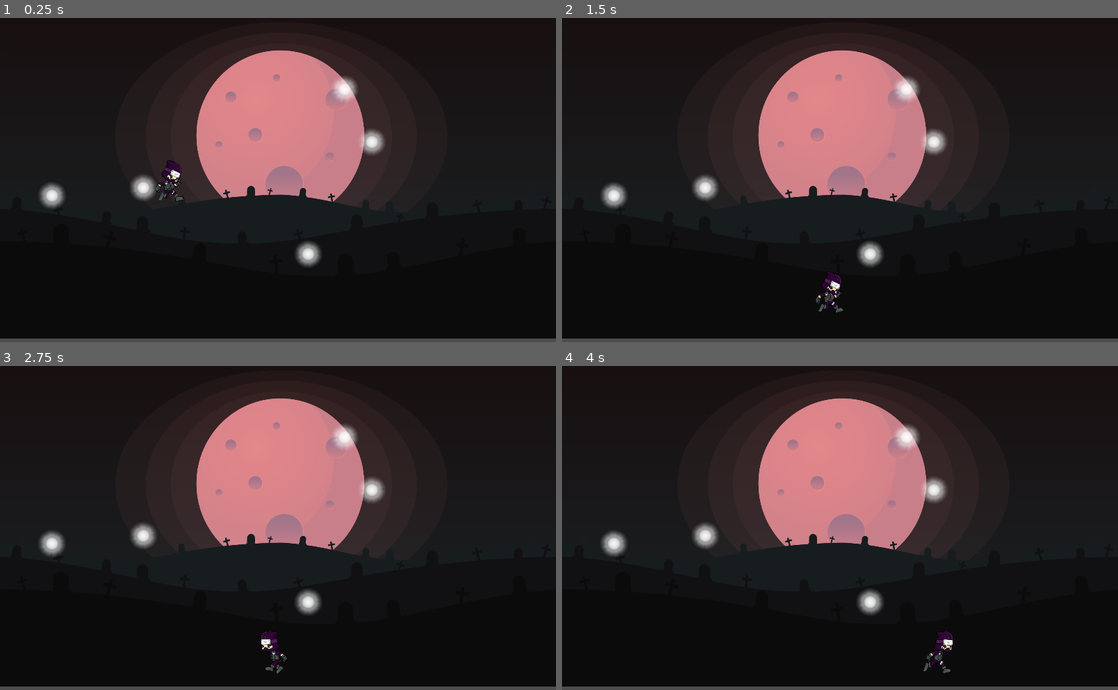
Above: before the commit, frames 1-4 (two rows, left to right).
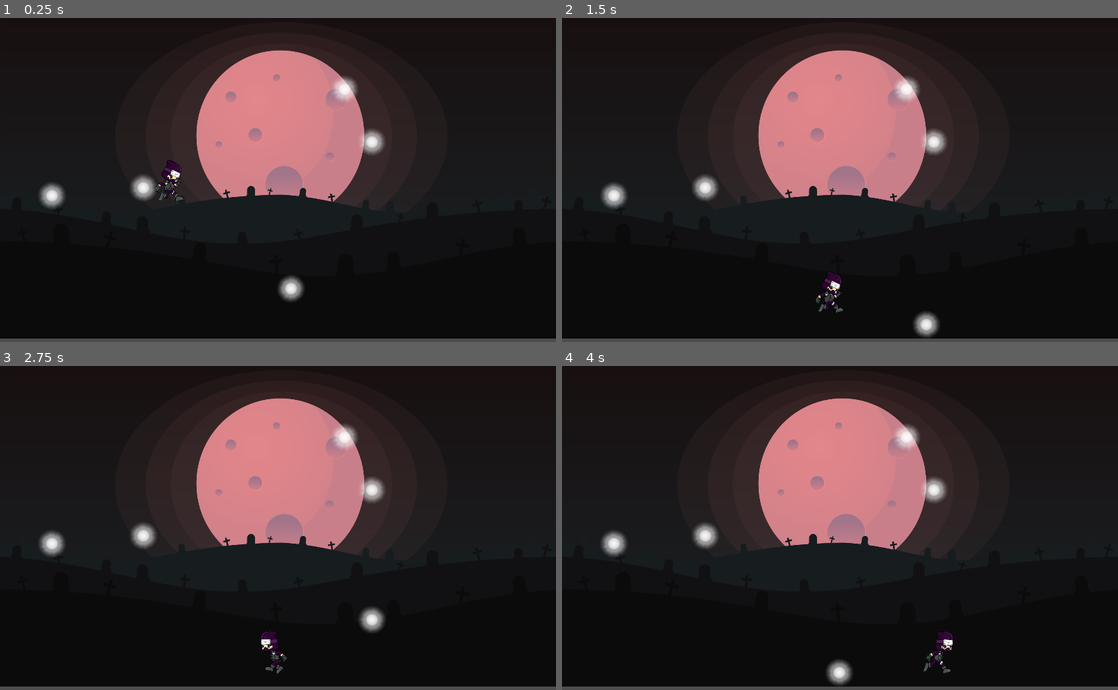
Above: after the commit, the same moments.

Repository: ahmet9cengiz/DarkLight
Game: Godot game, scene res://Scene1.tscn
Two runs of this game, one before a commit and one after it. Both use one fixed random seed, a clock stepped at 60 frames per second and the inputs below.
Inputs:
- Up to frame 1 (0.25 s): no input
- Up to frame 2 (1.5 s): hold Right (ui_right) from 0.53 s (still down); tap Up (ui_up) at 0.77 s
- Up to frame 3 (2.75 s): tap Up (ui_up) at 1.52 s; release Right (ui_right) at 2.03 s; hold Left (ui_left) from 2.03 s (still down)
- Up to frame 4 (4 s): release Left (ui_left) at 2.78 s; hold Right (ui_right) from 2.78 s (still down); tap Up (ui_up) at 3.02, 3.77 s

The runs differ from the first frame. In frame 1, 0.6% of the frame differs, in the area x 50-58%, y 68-88%; in frame 2, 0.6%, in the area x 53-68%, y 68-99%; in frame 3, 0.6%; in frame 4, 0.6%.

Commit message:
Lights can follow a path

Diff:
--- a/DarkLightGame/Scene1.tscn
+++ b/DarkLightGame/Scene1.tscn
@@ -3,7 +3,7 @@
 [ext_resource path="res://Scene1.gd" type="Script" id=1]
 [ext_resource path="res://images/png/BG.png" type="Texture" id=2]
 [ext_resource path="res://Player.tscn" type="PackedScene" id=3]
-[ext_resource path="res://flashLight.tscn" type="PackedScene" id=4]
+[ext_resource path="res://lightContainer.tscn" type="PackedScene" id=4]
 
 [sub_resource type="RectangleShape2D" id=1]
 extents = Vector2( 500, 10 )
@@ -37,6 +37,4 @@
 position = Vector2( 3.05176e-005, 0 )
 shape = SubResource( 1 )
 
-[node name="lightContainer" type="Node" parent="."]
-
-[node name="flashLight" parent="lightContainer" instance=ExtResource( 4 )]
+[node name="lightContainer" parent="." instance=ExtResource( 4 )]
--- /dev/null
+++ b/DarkLightGame/lightContainer.tscn
@@ -0,0 +1,25 @@
+[gd_scene load_steps=4 format=2]
+
+[ext_resource path="res://path1.gd" type="Script" id=1]
+[ext_resource path="res://flashLight.tscn" type="PackedScene" id=2]
+
+[sub_resource type="Curve2D" id=1]
+_data = {
+"points": PoolVector2Array( 0, 0, 0, 0, 480.283, 575.407, -92.6009, 0.954648, 92.6009, -0.954648, 633.981, 469.035, 0, 0, 0, 0, 801.045, 575.407, 0, 0, 0, 0, 480.283, 575.407 )
+}
+
+[node name="lightContainer" type="Node2D"]
+
+[node name="path1" type="Path2D" parent="."]
+curve = SubResource( 1 )
+script = ExtResource( 1 )
+
+[node name="follower" type="PathFollow2D" parent="path1"]
+position = Vector2( 480.283, 575.407 )
+rotation = -0.724998
+__meta__ = {
+"_edit_group_": true
+}
+
+[node name="flashLight" parent="path1/follower" instance=ExtResource( 2 )]
+position = Vector2( 0, 0 )
--- /dev/null
+++ b/DarkLightGame/path1.gd
@@ -0,0 +1,7 @@
+extends Path2D
+
+func _ready():
+	set_process(true)
+
+func _process(delta):
+	$follower.offset += 350 * delta
